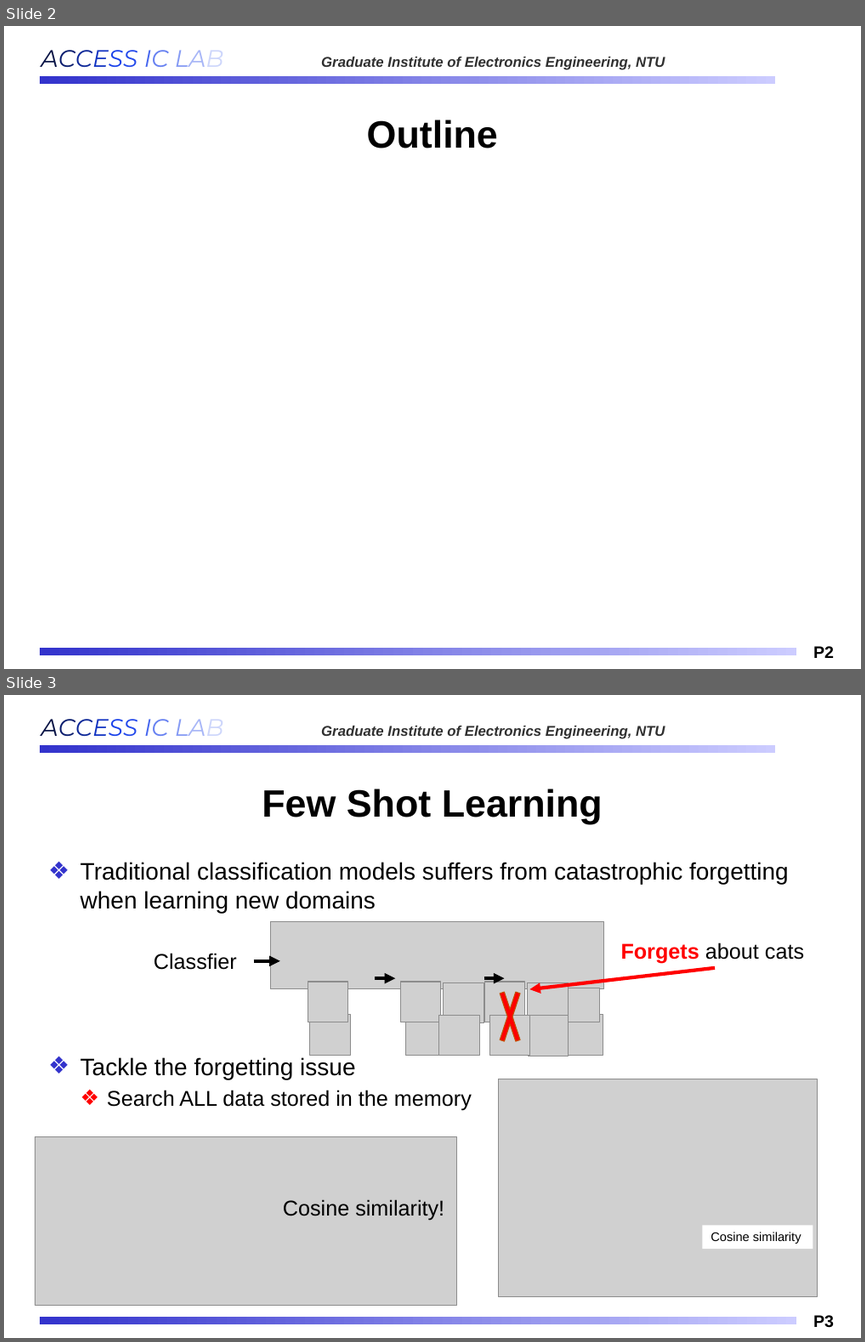
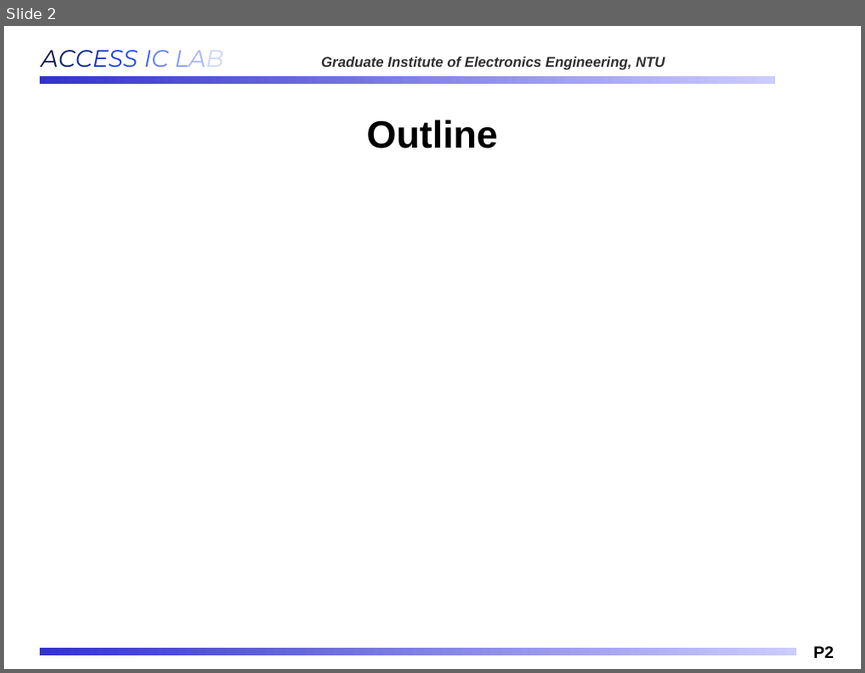
Before and after one commit to Oniontow/AndyWu_Project, a slide deck: b11901027_王仁軒.pptx. Shown one above the other, each under a label of ours: slides 2 and 3 before the commit, slide 2 after it. The pictures are 865x1342 and 865x673 pixels, drawn with LibreOffice and Linux fonts; fonts in the diff are those of the drawing; grey boxes stand for pictures; background and template pictures are left out. Boxes give left, top, right and bottom in pixels: in the first picture for what was removed or moved away, otherwise in the second. Text is boxed around its words. In the diff, an @@ line names an element or a change of style, - is before the commit and + after.

```diff
--- a/b11901027_王仁軒.pptx
+++ b/b11901027_王仁軒.pptx
@@ slide 3 removed at (4, 695, 861, 1338), background #FFFFFF; not listed: 4 template elements that a slide beside it also shows @@
@@ title removed at (262, 789, 602, 824) @@
-Few Shot Learning
@@ text removed at (80, 862, 789, 1111) @@
-❖ Traditional classification models suffers from catastrophic forgetting when learning new domains
-❖ Tackle the forgetting issue
-  ❖ Search ALL data stored in the memory
@@ picture removed at (270, 922, 604, 989) @@
@@ text removed at (621, 942, 804, 963) @@
-Forgets about cats
@@ text removed at (154, 953, 237, 970) @@
-Classfier
@@ arrow removed from (253, 960) to (280, 960) @@
@@ cross removed at (495, 970, 526, 1061) @@
@@ arrow removed from (715, 968) to (529, 989) @@
@@ picture removed at (307, 981, 347, 1021) @@
@@ arrow removed from (375, 979) to (396, 979) @@
@@ picture removed at (401, 981, 441, 1021) @@
@@ picture removed at (443, 983, 483, 1023) @@
@@ arrow removed from (483, 979) to (505, 979) @@
@@ picture removed at (484, 981, 525, 1021) @@
@@ picture removed at (528, 983, 568, 1023) @@
@@ picture removed at (565, 988, 600, 1022) @@
@@ picture removed at (310, 1015, 350, 1055) @@
@@ picture removed at (406, 1015, 446, 1055) @@
@@ picture removed at (439, 1015, 479, 1055) @@
@@ picture removed at (490, 1015, 530, 1055) @@
@@ picture removed at (528, 1015, 568, 1055) @@
@@ picture removed at (562, 1015, 602, 1055) @@
@@ picture removed at (499, 1079, 817, 1297) @@
@@ picture removed at (35, 1136, 457, 1305) @@
@@ text removed at (283, 1199, 444, 1220) @@
-  Cosine similarity!
@@ rectangle removed at (703, 1225, 813, 1248) @@
-Cosine similarity
```
Also in this commit, not shown: 2 slides changed, 3 slides added, 1 other slide removed, 1 other file.
